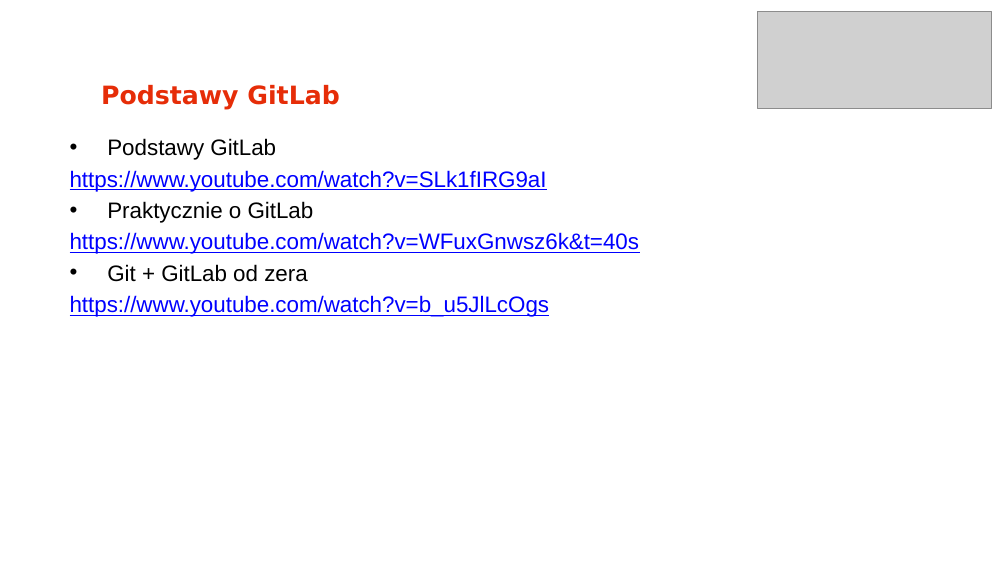
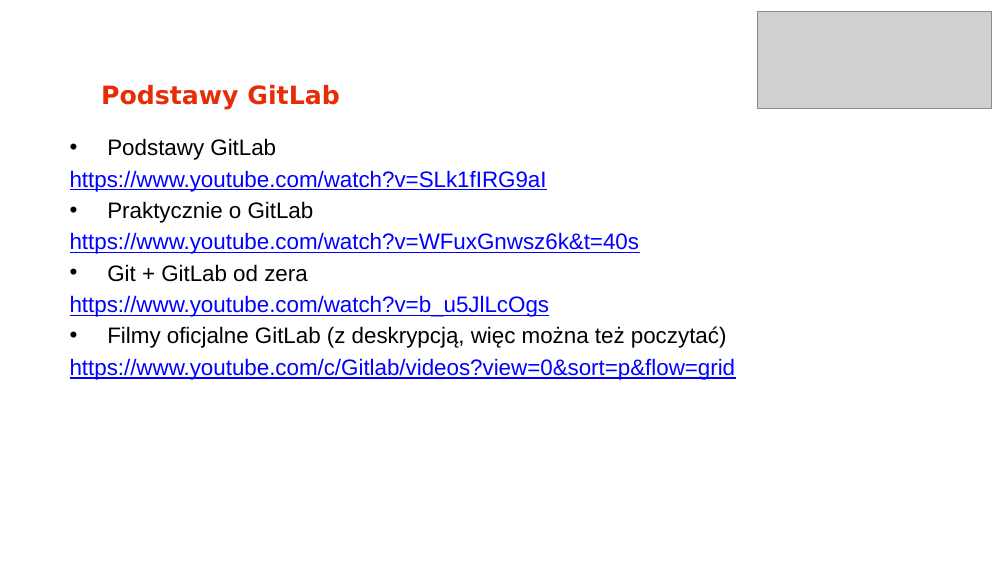
Before and after one commit to arturkwiek/gitlab-tutorial, a slide deck: slide 5 of 00. Git - tutorial - Zasoby sieciowe (sznurki).pptx. Drawn at 1008x567 pixels with LibreOffice and Linux fonts; fonts in the diff are those of the drawing; grey boxes stand for pictures; background and template pictures are left out. Boxes give left, top, right and bottom in pixels: in the first picture for what was removed or moved away, otherwise in the second. Text is boxed around its words. In the diff, an @@ line names an element or a change of style, - is before the commit and + after.

Commit message:
Aktualizacja linków o bardzo dobre filmy z deskrypcją

```diff
--- a/00. Git - tutorial - Zasoby sieciowe (sznurki).pptx
+++ b/00. Git - tutorial - Zasoby sieciowe (sznurki).pptx
@@ text at [70,326,736,380]: paragraphs added @@
+• Filmy oficjalne GitLab (z deskrypcją, więc można też poczytać)
+https://www.youtube.com/c/Gitlab/videos?view=0&sort=p&flow=grid
```
